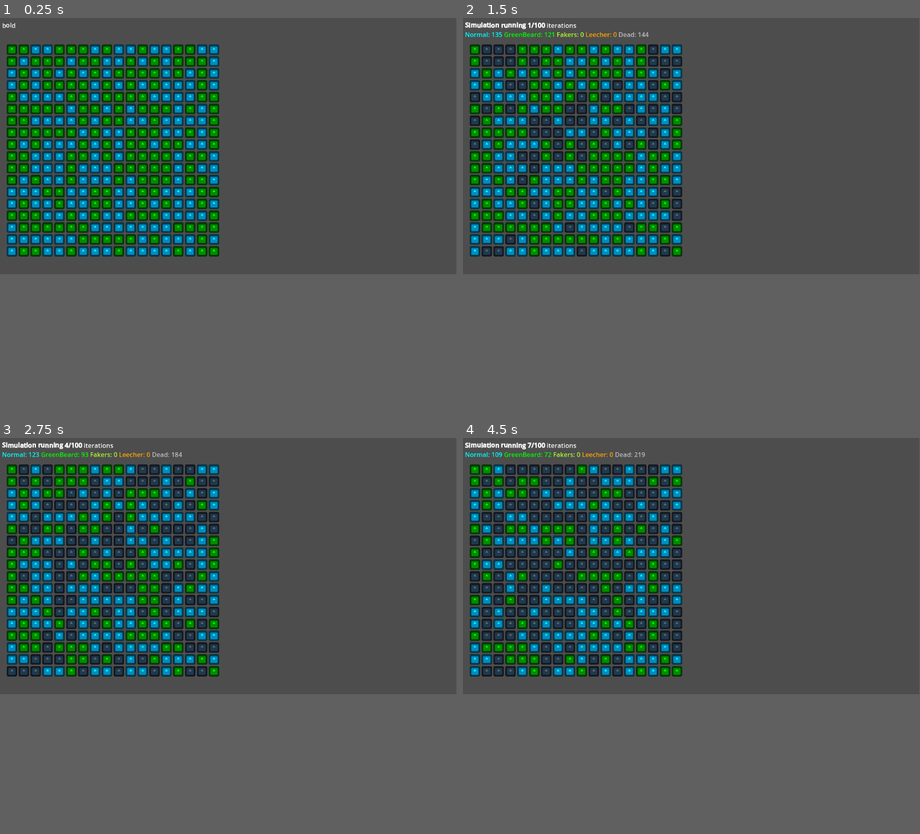
Above: before the commit, frames 1-4 (two rows, left to right).
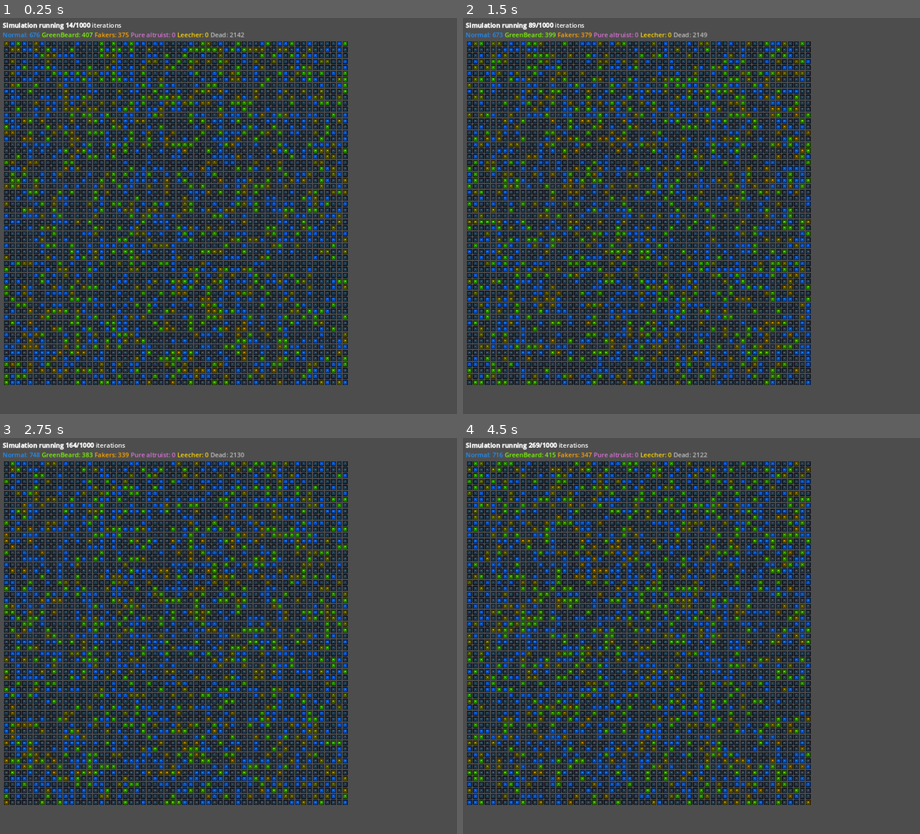
Above: after the commit, the same moments.

Repository: jpvillaseca/ificc-automata
Game: Godot game, scene res://game.tscn
The game is run twice, just before and just after one commit, with the same random seed, the same clock (stepped at 60 frames per second) and the same inputs. The engine's default icon, where the game draws it, is replaced by a stand-in: a white triangle on a blue panel in a dark square.
Inputs:
- Up to frame 1 (0.25 s): no input
- Up to frame 2 (1.5 s): no input
- Up to frame 3 (2.75 s): no input
- Up to frame 4 (4.5 s): no input
In our replay, the window is 799x449 before the commit and 800x694 after it. These sizes can differ from the game's own. Grey fills any space a smaller window leaves; there, only what the larger window draws over its background counts as a difference.

The runs differ from the first frame. In frame 1, 53% of the frame differs, in the area x 0-77%, y 1-93%; in frame 2, 53%; in frame 3, 52%; in frame 4, 52%.

Commit message:
more changes

Diff:
--- a/cell.gd
+++ b/cell.gd
@@ -1,11 +1,12 @@
 extends Sprite2D
+class_name Cell
 
 enum AltruistType {
 	Normal,
 	GreenBeard,
 	Leecher,
 	FakeGreenBeard,
-	Purple,
+	PureAltruist,
 	Dead
 }
 
@@ -14,25 +15,30 @@
 		CellType = t
 		_update_color()
 
+var generations_dead: int = 0
 
 func _ready() -> void:
 	_update_color()
 
 func _update_color():
-	match CellType:
+	modulate = cell_type_to_color(CellType)
+
+
+func cell_type_to_color(cell_type: AltruistType) -> Color:
+	match cell_type:
 		AltruistType.Normal:
-			modulate = Color.AQUA
+			return Color.DODGER_BLUE
 		AltruistType.GreenBeard:
-			modulate = Color.GREEN
+			return Color.LAWN_GREEN
 		AltruistType.Leecher:
-			modulate = Color.ORANGE
+			return Color.GOLD
 		AltruistType.FakeGreenBeard:
-			modulate = Color.GREEN_YELLOW
-		AltruistType.Purple:
-			modulate = Color.PURPLE
+			return Color.ORANGE
+		AltruistType.PureAltruist:
+			return Color.ORCHID
 		AltruistType.Dead:
-			modulate = Color.DIM_GRAY
-
+			return Color.DIM_GRAY
+	return Color.WHITE
 
 # Called every frame. 'delta' is the elapsed time since the previous frame.
 func _process(delta: float) -> void:
--- a/cell.tscn
+++ b/cell.tscn
@@ -4,7 +4,7 @@
 [ext_resource type="Script" path="res://cell.gd" id="2_63ct1"]
 
 [node name="Cell" type="Sprite2D"]
-scale = Vector2(0.2, 0.2)
+scale = Vector2(0.1, 0.1)
 texture = ExtResource("1_s0a5w")
 script = ExtResource("2_63ct1")
 CellType = 2
--- a/game.gd
+++ b/game.gd
@@ -2,8 +2,9 @@
 
 @export var cell_scene: PackedScene
 @export var simulation: Simulation
+@export var sleepTimer: float = 0.5
 
-var cell_width: int = 30
+var cell_width: int = 15
 var label_height: int = 50
 var _is_waiting = false
 
@@ -37,21 +38,24 @@
 
 func simulation_iteration():
 	_is_waiting = true
-	await get_tree().create_timer(0.5).timeout
+	await get_tree().create_timer(sleepTimer).timeout
 
-	var is_finished = simulation.current_iteration > simulation.iterations
+	if simulation.current_iteration >= simulation.iterations + 1:
+		_is_waiting = false
+		return
+
+	var is_finished = simulation.current_iteration == simulation.iterations + 1
 
 	var label_text = ""
 	if is_finished:
 		label_text = "[shake][b]Simulation finished[/b][/shake] after [b]%d[/b] iterations" % simulation.iterations
 	else:
+		simulation.simulation_iteration()
 		label_text = "[shake][b]Simulation running[/b][/shake] [b]%d/%d[/b] iterations" % [simulation.current_iteration, simulation.iterations]
-
-	simulation.simulation_iteration()
-	simulation.refresh_stats()
+		simulation.refresh_stats()
 
 
-	label_text += "\n[color=aqua]Normal: %d[/color] [color=green]GreenBeard: %d[/color] [color=greenyellow]Fakers: %d[/color] [color=orange]Leecher: %d[/color] [color=gray]Dead: %d[/color]" % [
-		simulation.amount_normal, simulation.amount_green_beard, simulation.amount_fake_green_beard, simulation.amount_leecher, simulation.amount_dead]
+	label_text += "\n[color=dodgerblue]Normal: %d[/color] [color=lawngreen]GreenBeard: %d[/color] [color=orange]Fakers: %d[/color] [color=ORCHID]Pure altruist: %d[/color] [color=gold]Leecher: %d[/color] [color=gray]Dead: %d[/color]" % [
+		simulation.amount_normal, simulation.amount_green_beard, simulation.amount_fake_green_beard, simulation.amount_pure_altruist, simulation.amount_leecher, simulation.amount_dead]
 	$InfoLabel.text = label_text
 	_is_waiting = false
--- a/game.tscn
+++ b/game.tscn
@@ -6,21 +6,25 @@
 
 [sub_resource type="Resource" id="Resource_hk55p"]
 script = ExtResource("1_peiit")
-row_count = 20
-column_count = 20
+row_count = 60
+column_count = 60
 chance_normal = 0.5
-chance_green_beard = 0.5
-chance_fake_green_beard = 0.0
+chance_green_beard = 0.3
+chance_fake_green_beard = 0.3
+chance_leecher = 0.0
+chance_pure_altruist = 0.0
 chance_predator_eats = 0.1
-chance_altruistic_gets_eaten = 0.5
+chance_altruistic_gets_eaten = 0.2
 chance_saved_gets_saved = 1.0
 chance_cell_is_born = 0.1
-iterations = 100
+generations_before_birth = 3
+iterations = 1000
 
 [node name="Game" type="Node2D"]
 script = ExtResource("1_cdjdq")
 cell_scene = ExtResource("2_fogbu")
 simulation = SubResource("Resource_hk55p")
+sleepTimer = 0.0
 
 [node name="InfoLabel" type="RichTextLabel" parent="."]
 anchors_preset = 10
--- a/project.godot
+++ b/project.godot
@@ -15,6 +15,11 @@
 config/features=PackedStringArray("4.3", "Forward Plus")
 config/icon="res://icon.svg"
 
+[display]
+
+window/size/viewport_height=1000
+window/stretch/mode="canvas_items"
+
 [dotnet]
 
 project/assembly_name="evolution"
--- a/simulation.gd
+++ b/simulation.gd
@@ -2,17 +2,18 @@
 class_name Simulation
 
 
-@export var row_count: int = 20
-@export var column_count: int = 20
-@export var chance_normal: float = 0.5
-@export var chance_green_beard: float = 0.5
-@export var chance_fake_green_beard: float = 0.0
-@export var chance_leecher: float = 0.0
-@export var chance_purple: float = 0.0
-@export var chance_predator_eats: float = 0.1
-@export var chance_altruistic_gets_eaten: float = 0.3
-@export var chance_saved_gets_saved: float = 1.0
-@export var chance_cell_is_born: float = 0.1
+@export var row_count: int = 20 # including edges
+@export var column_count: int = 20 # including edges
+@export var chance_normal: float = 0.5 # chance a cell is a normal cell
+@export var chance_green_beard: float = 0.5 # chance a cell is a green beard
+@export var chance_fake_green_beard: float = 0.0 # chance a cell is a fake green beard
+@export var chance_leecher: float = 0.0 # chance a cell is a leecher
+@export var chance_pure_altruist: float = 0.5 # chance a cell is a pure altruist
+@export var chance_predator_eats: float = 0.1 # chance that a cell is eaten by a predator
+@export var chance_altruistic_gets_eaten: float = 0.3 # chance that an altruistic cell gets eaten when saving another
+@export var chance_saved_gets_saved: float = 1.0 # chance that a saved cell is saved again
+@export var chance_cell_is_born: float = 0.1 # chance a dead cell is reborn
+@export var generations_before_birth: int = 3 # how many generations a cell must be dead before it can be born again
 
 @export var iterations: int = 100
 
@@ -26,21 +27,29 @@
 func _init():
 	rng.randomize()
 
+func is_edge(column, row):
+	return row == 0 or column == 0 or row == row_count - 1 or column == column_count - 1
+
+
 func get_cell_type_by_chance() -> int:
 	var roll = rng.randf()
 	# normalize chances since they might not add up to 1
-	var total = chance_normal + chance_green_beard + chance_fake_green_beard + chance_leecher + chance_purple
+	var total = chance_normal + chance_green_beard + chance_fake_green_beard + chance_leecher + chance_pure_altruist
 	var normalized_normal = chance_normal / total
 	var normalized_green_beard = chance_green_beard / total
 	var normalized_fake_green_beard = chance_fake_green_beard / total
 	var normalized_leecher = chance_leecher / total
-	var normalized_purple = chance_purple / total
+	var normalized_pure_altruist = chance_pure_altruist / total
 	if roll < normalized_normal:
-		return 0 # Normal
+		return Cell.AltruistType.Normal
 	elif roll < normalized_normal + normalized_green_beard:
-		return 1 # GreenBeard
+		return Cell.AltruistType.GreenBeard
+	elif roll < normalized_normal + normalized_green_beard + normalized_leecher:
+		return Cell.AltruistType.Leecher
+	elif roll < normalized_normal + normalized_green_beard + normalized_leecher + normalized_pure_altruist:
+		return Cell.AltruistType.PureAltruist
 	else:
-		return 3 # FakeGreenBeard
+		return Cell.AltruistType.FakeGreenBeard
 
 func simulation_iteration():
 	previous_cell_states = []
@@ -54,9 +63,14 @@
 			var cell = cell_matrix[column][row]
 			var current = previous_cell_states[column][row]
 
-			if current == cell.AltruistType.Dead:
+			# dead cell, chance to be born
+			if current == Cell.AltruistType.Dead:
+				cell.generations_dead += 1
+				if cell.generations_dead <= generations_before_birth:
+					continue
 				if rng.randf() < chance_cell_is_born:
 					cell.CellType = get_cell_type_by_chance()
+					cell.generations_dead = 0
 				continue
 
 			# is an altruist nearby
@@ -66,7 +80,10 @@
 				for y in range(-1, 2):
 					if not (x == 0 and y == 0):
 						var neighbour_type = previous_cell_states[column + x][row + y]
-						if neighbour_type == cell.AltruistType.GreenBeard:
+						# neighbor will help if:
+						# - is pure altruist
+						# - is green beard and current is green beard or fake green beard
+						if neighbour_type == Cell.AltruistType.PureAltruist || Cell.AltruistType.GreenBeard && (current == Cell.AltruistType.FakeGreenBeard || current == Cell.AltruistType.GreenBeard):
 							altruist_nearby = true
 							altruist_cell = cell_matrix[column + x][row + y]
 							break
@@ -79,18 +96,18 @@
 						# saved
 						if rng.randf() < chance_altruistic_gets_eaten:
 							# altruist gets eaten
-							altruist_cell.CellType = altruist_cell.AltruistType.Dead
+							altruist_cell.CellType = Cell.AltruistType.Dead
 					else:
 						# not saved, original cell dies
-						cell.cell_type = cell.AltruistType.Dead
-				cell.CellType = cell.AltruistType.Dead
+						cell.CellType = Cell.AltruistType.Dead
+				cell.CellType = Cell.AltruistType.Dead
 
 
 var amount_normal: int = 0
 var amount_green_beard: int = 0
 var amount_leecher: int = 0
 var amount_fake_green_beard: int = 0
-var amount_purple: int = 0
+var amount_pure_altruist: int = 0
 var amount_dead: int = 0
 var current_iteration: int = 0
 
@@ -100,21 +117,36 @@
 	amount_green_beard = 0
 	amount_leecher = 0
 	amount_fake_green_beard = 0
-	amount_purple = 0
+	amount_pure_altruist = 0
 	amount_dead = 0
 	for column in range(column_count):
 		for row in range(row_count):
 			var cell = cell_matrix[column][row]
 			match cell.CellType:
-				cell.AltruistType.Normal:
+				Cell.AltruistType.Normal:
 					amount_normal += 1
-				cell.AltruistType.GreenBeard:
+				Cell.AltruistType.GreenBeard:
 					amount_green_beard += 1
-				cell.AltruistType.Leecher:
+				Cell.AltruistType.Leecher:
 					amount_leecher += 1
-				cell.AltruistType.FakeGreenBeard:
+				Cell.AltruistType.FakeGreenBeard:
 					amount_fake_green_beard += 1
-				cell.AltruistType.Purple:
-					amount_purple += 1
-				cell.AltruistType.Dead:
+				Cell.AltruistType.PureAltruist:
+					amount_pure_altruist += 1
+				Cell.AltruistType.Dead:
 					amount_dead += 1
+
+	# update chances based on current stats
+	var total_alive = amount_normal + amount_green_beard + amount_leecher + amount_fake_green_beard + amount_pure_altruist
+	if total_alive == 0:
+		chance_normal = 0.0
+		chance_green_beard = 0.0
+		chance_leecher = 0.0
+		chance_fake_green_beard = 0.0
+		chance_pure_altruist = 0.0
+	else:
+		chance_normal = float(amount_normal) / total_alive
+		chance_green_beard = float(amount_green_beard) / total_alive
+		chance_leecher = float(amount_leecher) / total_alive
+		chance_fake_green_beard = float(amount_fake_green_beard) / total_alive
+		chance_pure_altruist = float(amount_pure_altruist) / total_alive
